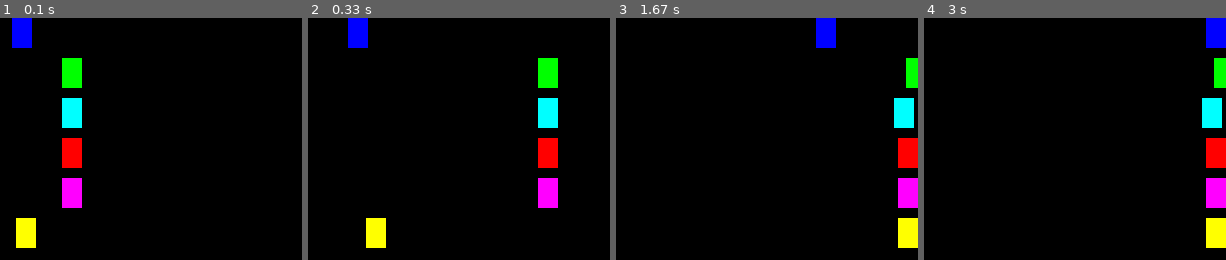
Above: before the commit, frames 1-4 (left to right).
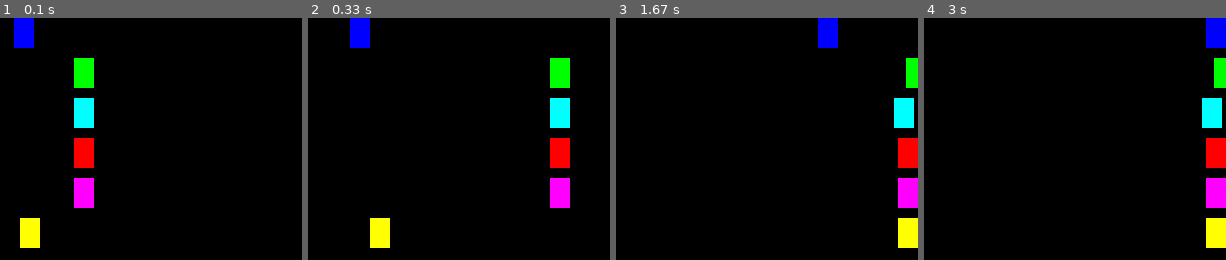
Above: after the commit, the same moments.

Repository: ObsidianWitch/Experiments
Game: pygame game, started from Snippets/PygameOvershoot.py
The game is run twice, just before and just after one commit, with the same random seed, the same clock (stepped at 60 frames per second) and the same inputs.
Inputs:
- Up to frame 1 (0.1 s): no input
- Up to frame 2 (0.33 s): no input
- Up to frame 3 (1.67 s): no input
- Up to frame 4 (3 s): no input

The runs differ from the first frame. In frame 1, 4.4% of the frame differs, in the area x 3-32%, y 0-96%; in frame 2, 4.4%; in frame 3, 0.2%; in frame 4, nothing differs.

Commit message:
PygameAsync: asynchronous update & render bouncing ball

Diff:
--- /dev/null
+++ b/Snippets/PygameAsync.py
@@ -0,0 +1,67 @@
+#!/usr/bin/env python3
+
+import sys, time, asyncio
+import pygame # https://pypi.org/project/pygame/
+
+class Window:
+    def __init__(self, size, ups, rps):
+        pygame.init()
+        self.surface = pygame.display.set_mode(size)
+        self.clock = pygame.time.Clock()
+        self.ups = ups
+        self.rps = rps
+
+    async def update(self, fun):
+        while True:
+            time_start = time.time()
+
+            for event in pygame.event.get():
+                if event.type == pygame.QUIT:
+                    self.event_loop.stop()
+
+            fun(self.surface)
+
+            time_end = time.time()
+            delta = time_end - time_start
+            await asyncio.sleep((1 / self.ups) - delta)
+            print(f"UPS: {1 / (time.time() - time_start)}")
+
+    async def render(self, fun):
+        while True:
+            time_start = time.time()
+
+            fun(self.surface)
+            pygame.display.flip()
+
+            time_end = time.time()
+            delta = time_end - time_start
+            await asyncio.sleep(max(0, (1 / self.rps) - delta))
+            print(f"RPS: {1 / (time.time() - time_start)}")
+
+    def loop(self, update, render):
+        self.event_loop = asyncio.get_event_loop()
+        self.event_loop.create_task(self.update(update))
+        self.event_loop.create_task(self.render(render))
+        self.event_loop.run_forever()
+
+class Game:
+    def __init__(self):
+        self.rect = pygame.Rect(10, 10, 10, 10)
+        self.speed = 2
+
+    def update(self, target):
+        target_rect = target.get_rect()
+        self.rect.x += self.speed
+        self.rect.clamp_ip(target_rect)
+        if (self.rect.right == target_rect.right) \
+            or (self.rect.left == target_rect.left) \
+        : self.speed *= -1
+
+    def render(self, target):
+        target.fill((0, 0, 0))
+        pygame.draw.rect(target, (255, 255, 255), self.rect)
+
+if __name__ == "__main__":
+    window = Window(size=(160,200), ups=60, rps=30)
+    game = Game()
+    window.loop(game.update, game.render)
--- a/Snippets/PygameOvershoot.py
+++ b/Snippets/PygameOvershoot.py
@@ -89,6 +89,6 @@
 
         scene.update(screen)
         scene.draw(screen)
+        pygame.display.flip()
 
         clock.tick(60)
-        pygame.display.flip()
